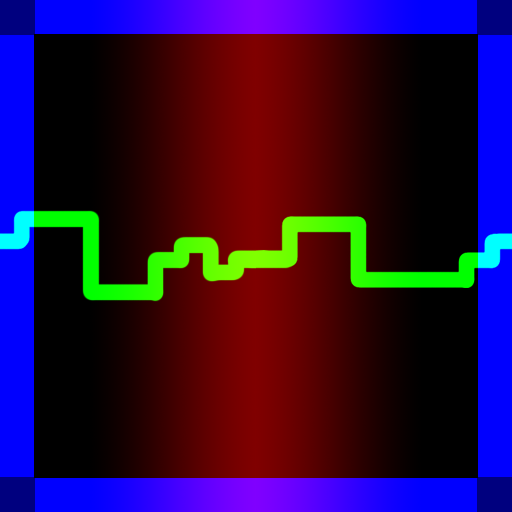
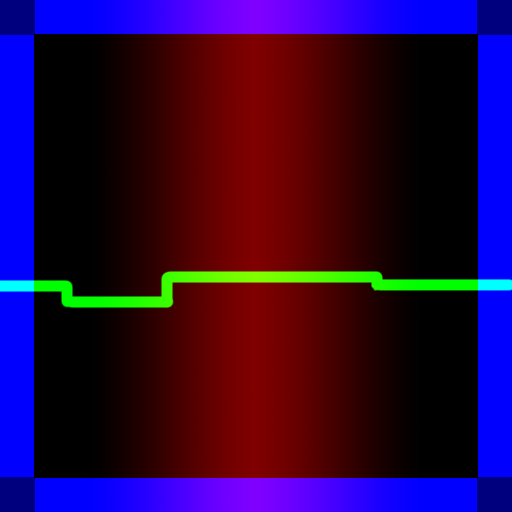
Two versions of the same layered image (512px x 512px). Layer-by-layer changes:
painted on "Background copy" over [0,210,512,309]
